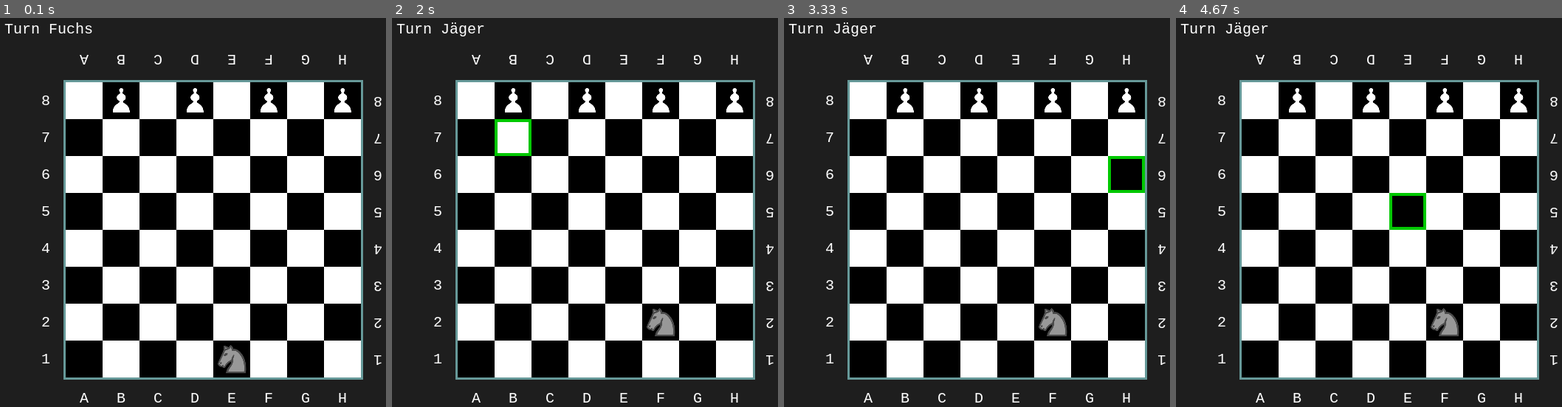
Above: before the commit, frames 1-4 (left to right).
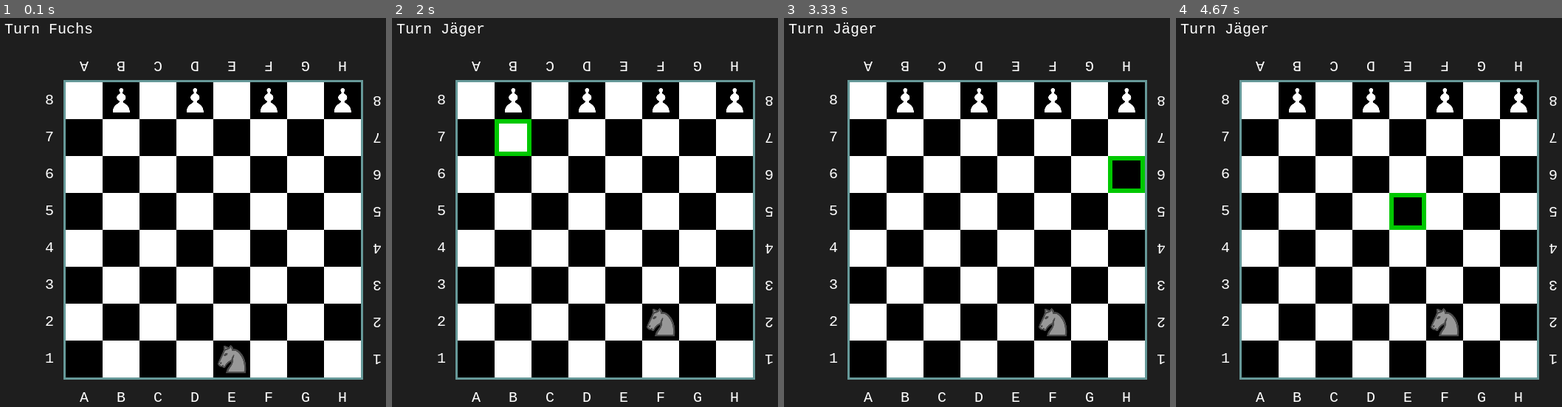
Above: after the commit, the same moments.

Repository: michd89/Fuchs-und-Jaeger
Game: pygame game, started from game_pygame.py
The game is run twice, just before and just after one commit, with the same random seed, the same clock (stepped at 60 frames per second) and the same inputs.
Inputs (mouse positions are in pixels of both pictures, inside the frame that each line leads up to):
- Up to frame 1 (0.1 s): no input
- Up to frame 2 (2 s): click (604, 228) at 0.38 s; click (646, 325) at 0.72 s; click (465, 161) at 1.05 s; click (654, 266) at 1.38 s; click (500, 138) at 1.72 s
- Up to frame 3 (3.33 s): click (973, 340) at 2.05 s; click (980, 154) at 2.38 s; click (930, 134) at 2.72 s; click (1112, 189) at 3.05 s
- Up to frame 4 (4.67 s): click (1523, 216) at 3.38 s; click (1480, 150) at 3.72 s; click (1257, 142) at 4.05 s; click (1407, 208) at 4.38 s

The runs differ from the first frame. In frame 1, 1.2% of the frame differs, in the area x 10-99%, y 9-99%; in frame 2, 1.3%; in frame 3, 1.3%; in frame 4, 1.3%.

Commit message:
clarify "magic numbers"

Diff:
--- a/game_pygame.py
+++ b/game_pygame.py
@@ -5,17 +5,39 @@
 BLACK = (0, 0, 0)
 WHITE = (255, 255, 255)
 
+peice_size = 64
+tile_size = 50
+
+border_start_x = 100
+border_start_y = 100
+border_width = 406
+border_height = 406
+border_thickness = 6  # May cause display errors if odd
+
+tiles_start_x = int(border_start_x + border_thickness / 2)
+tiles_start_y = int(border_start_y + border_thickness / 2)
+
+letter_width = 12  # Estimated, to put every letter roughly at the middle
+# letter_height = ???
+text_distance = 10  # Distance of text from board
+
 
 class PieceType(object):
     def __init__(self, piece, start_x, start_y):
-        self.rect = pygame.rect.Rect(start_x, start_y, 64, 64)
+        self.rect = pygame.rect.Rect(start_x, start_y, peice_size, peice_size)
         self.piece = piece
 
 
 class PieceSet:
     def __init__(self):
         self.image = pygame.image.load('chess.png').convert_alpha()
-        self.image = pygame.transform.scale(self.image, (int(768 / 2), int(1536 / 2)))
+        image_width = 768
+        image_height = 1536
+        imace_scale = 0.5
+        self.image = pygame.transform.scale(self.image,
+                                            (int(image_width * imace_scale),
+                                             int(image_height * imace_scale))
+                                            )
         self.piece_tile_list = list()
 
     def add_piece_tile(self, piece, start_x, start_y):
@@ -31,37 +53,50 @@
 
 def init_pieceset(game):
     pieces = PieceSet()
-    pieces.add_piece_tile(game.fuchs, 64, 128)
-    pieces.add_piece_tile(game.jaeger[0], 0, 64)
-    pieces.add_piece_tile(game.jaeger[1], 0, 64)
-    pieces.add_piece_tile(game.jaeger[2], 0, 64)
-    pieces.add_piece_tile(game.jaeger[3], 0, 64)
+    pieces.add_piece_tile(game.fuchs, peice_size, peice_size * 2)  # In chess.png the knight is to the right of the pawn
+    pieces.add_piece_tile(game.jaeger[0], 0, peice_size)
+    pieces.add_piece_tile(game.jaeger[1], 0, peice_size)
+    pieces.add_piece_tile(game.jaeger[2], 0, peice_size)
+    pieces.add_piece_tile(game.jaeger[3], 0, peice_size)
     return pieces
 
 
 def draw_chessboard(screen, game, font):
     # Board border
-    pygame.draw.rect(screen, (102, 153, 153), (100, 100, 406, 406), 5)
+    border_color = (102, 153, 153)
+    pygame.draw.rect(screen, border_color,
+                     (border_start_x, border_start_y, border_width, border_height), border_thickness)
     # Chess fields
     for x in range(len(game.board.squares)):
         for y in range(len(game.board.squares[x])):
             color = WHITE if (x + y) % 2 == 0 else BLACK
-            pygame.draw.rect(screen, color, (103 + 50 * x, 103 + 50 * y, 50, 50), 0)
+            pygame.draw.rect(screen, color, (tiles_start_x + tile_size * x, tiles_start_y + tile_size * y,
+                                             tile_size, tile_size), 0)
     # Coordinate labels
+    letters_x = tiles_start_x + int(tile_size / 2) - int(letter_width / 2)
+    # Maybe it looks more even when rather the text height considered
+    letters_y_upper = tiles_start_y - border_thickness * 2 - letter_width - text_distance
+    letters_y_lower = tiles_start_y + tile_size * 8 + border_thickness + text_distance
     for i, letter in enumerate(['A', 'B', 'C', 'D', 'E', 'F', 'G', 'H']):
         text = font.render(letter, True, WHITE)
-        screen.blit(text, (122 + i * 50, 520))
+        screen.blit(text, (letters_x + i * tile_size, letters_y_lower))
         text = pygame.transform.rotate(text, 180)
-        screen.blit(text, (122 + i * 50, 60))
-    for i, letter in enumerate(['8', '7', '6', '5', '4', '3', '2', '1', ]):
+        screen.blit(text, (letters_x + i * tile_size, letters_y_upper))
+
+    numbers_y = tiles_start_y + int(tile_size / 2) - letter_width
+    numbers_x_left = tiles_start_x - border_thickness - letter_width - text_distance
+    numbers_x_right = tiles_start_x + tile_size * 8 + border_thickness + text_distance
+    for i, letter in enumerate(['8', '7', '6', '5', '4', '3', '2', '1']):
         text = font.render(letter, True, WHITE)
-        screen.blit(text, (70, 117 + i * 50))
+        screen.blit(text, (numbers_x_left, numbers_y + i * tile_size))
         text = pygame.transform.rotate(text, 180)
-        screen.blit(text, (520, 117 + i * 50))
+        screen.blit(text, (numbers_x_right, numbers_y + i * tile_size))
 
 
 def get_tile_start(pos_x, pos_y):
-    return 96 + 50 * pos_x, 96 + 50 * pos_y
+    offset_x = tiles_start_x - border_thickness - 1  # Put more in the middle with minus one
+    offset_y = tiles_start_y - border_thickness - 1  # Put more in the middle with minus one
+    return offset_x + tile_size * pos_x, offset_y + tile_size * pos_y
 
 
 def draw_pieces(screen, pieceset):
@@ -99,7 +134,8 @@
     game = FuchsUndJaeger()
     game.new_game(2)
     square_rects = [
-        [pygame.Rect((103 + 50 * x, 103 + 50 * y), (50, 50)) for y in range(8)] for x in range(8)]
+        [pygame.Rect((tiles_start_x + tile_size * x, tiles_start_y + tile_size * y), (tile_size, tile_size))
+         for y in range(8)] for x in range(8)]
     selected_square = None
     target_square = None
     pieceset = init_pieceset(game)
@@ -141,8 +177,13 @@
         draw_chessboard(screen, game, font)
         draw_pieces(screen, pieceset)
         if selected_square:
-            pygame.draw.rect(screen, (0, 200, 0), (
-                103 + 50 * selected_square[0], 103 + 50 * selected_square[1], 50, 50), 4)
+            pygame.draw.rect(screen,
+                             (0, 200, 0),
+                             (tiles_start_x + tile_size * selected_square[0],
+                              tiles_start_y + tile_size * selected_square[1],
+                              tile_size,
+                              tile_size),
+                             border_thickness)
         if game.state == 'F':
             state = 'Turn Fuchs'
         elif game.state == 'J':
